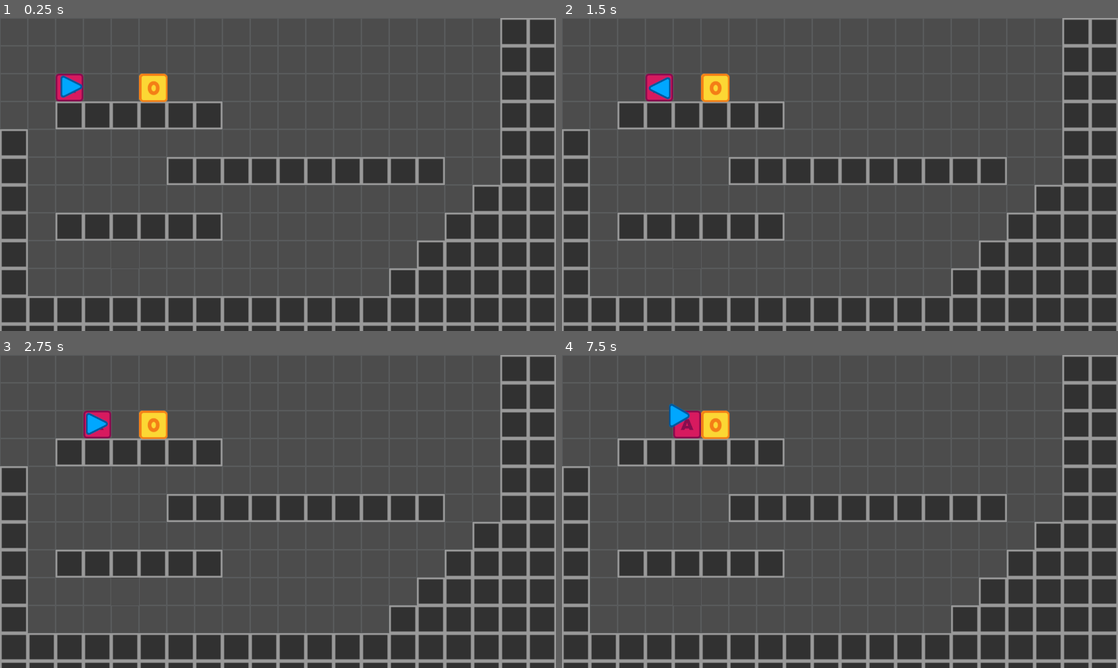
Above: before the commit, frames 1-4 (two rows, left to right).
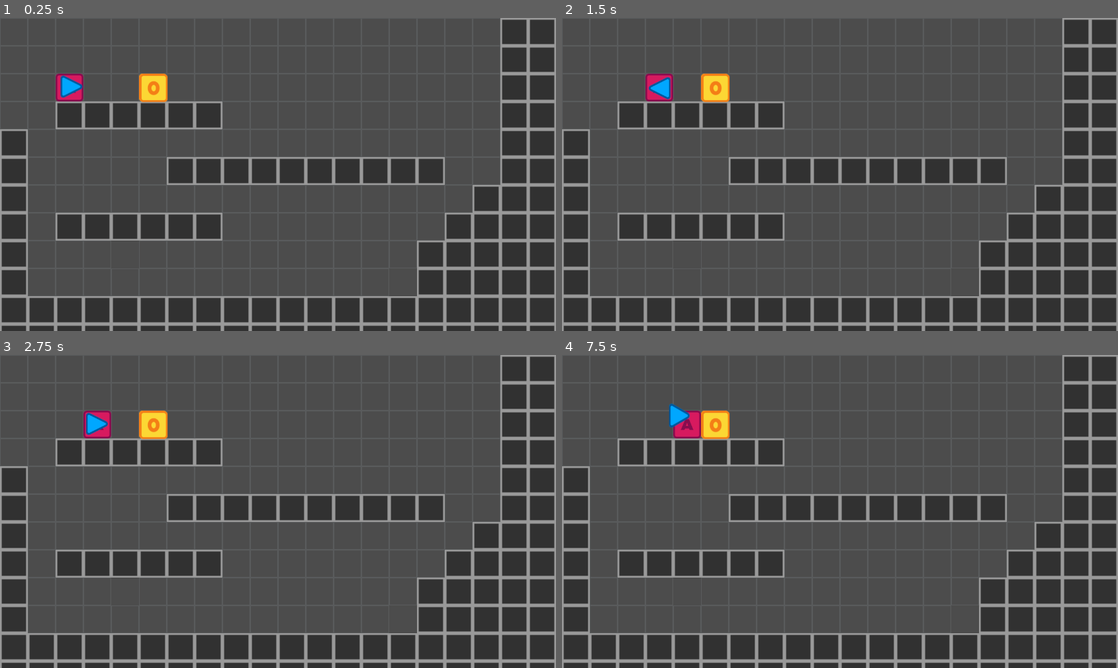
Above: after the commit, the same moments.

Repository: JoshuaPiper/PlanetShaperGrid
Game: Godot game, scene res://Game.tscn
Same seed, same stepped clock (60 frames per second), same inputs: the game is played once before the commit and once after it.
Inputs:
- Up to frame 1 (0.25 s): no input
- Up to frame 2 (1.5 s): tap Enter at 0.5 s; hold Right (ui_right) 0.53-1.28 s; tap G (ui_grab, bound only after the commit) at 0.6, 1.35 s; tap Space at 1.25 s; hold Left (ui_left) from 1.28 s (still down)
- Up to frame 3 (2.75 s): tap Enter at 2 s; release Left (ui_left) at 2.03 s; hold Right (ui_right) from 2.03 s (still down); tap G (ui_grab, bound only after the commit) at 2.1 s
- Up to frame 4 (7.5 s): tap Space at 2.75, 4.25 s; release Right (ui_right) at 2.78 s; hold Up (ui_up) 2.78-3.53 s; tap G (ui_grab, bound only after the commit) every 0.75 s from 2.85 to 7.35 s; tap Enter at 3.5 s; hold Left (ui_left) 3.53-5.78 s; hold Right (ui_right) 5.78-6.53 s; hold Up (ui_up) 6.53-7.28 s; hold Right (ui_right) from 7.28 s (still down)

The runs differ from the first frame. In frame 1, 0.4% of the frame differs, in the area x 70-75%, y 80-89%; in frame 2, 0.4%; in frame 3, 0.4%; in frame 4, 0.4%.

Commit message:
Implement grabbing objects

Diff:
--- a/Game.tscn
+++ b/Game.tscn
@@ -15,13 +15,13 @@
 tile_set = ExtResource( 1 )
 cell_custom_transform = Transform2D( 1, 0, 0, 1, 0, 0 )
 format = 1
-tile_data = PoolIntArray( 0, 0, 0, 1, 0, 0, 2, 0, 0, 3, 0, 0 …(2523 unchanged characters)…  0, 0, 589836, 0, 0, 589837, 0, 0, 589838, 0, 0, 589839, 0, 0, 589840, 0, 0, 589841, 0, 0, 589 …(67 unchanged characters)…
+tile_data = PoolIntArray( 0, 0, 0, 1, 0, 0, 2, 0, 0, 3, 0, 0 …(2523 unchanged characters)…  0, 0, 589836, 0, 0, 589837, 0, 0, 589839, 0, 0, 589840, 0, 0, 589841, 0, 0, 589 …(67 unchanged characters)…
 
 [node name="Grid" type="TileMap" parent="."]
 tile_set = ExtResource( 2 )
 cell_custom_transform = Transform2D( 1, 0, 0, 1, 0, 0 )
 format = 1
-tile_data = PoolIntArray( 18, 1, 0, 19, 1, 0, 65554, 1, 0, 6 …(649 unchanged characters)…  1, 0, 524307, 1, 0, 589824, 1, 0, 589838, 1, 0, 589839, 1, 0, 589840, 1, 0, 589841, 1, 0, 589 …(585 unchanged characters)…
+tile_data = PoolIntArray( 18, 1, 0, 19, 1, 0, 65554, 1, 0, 6 …(649 unchanged characters)…  1, 0, 524307, 1, 0, 589824, 1, 0, 589839, 1, 0, 589840, 1, 0, 589841, 1, 0, 589 …(585 unchanged characters)…
 script = ExtResource( 3 )
 
 [node name="Actor" parent="Grid" instance=ExtResource( 4 )]
--- a/grid/grid.gd
+++ b/grid/grid.gd
@@ -37,6 +37,14 @@
 				if object_pawn.object_moved(direction) != -1:
 					return update_pawn_position(pawn, cell_start, cell_target)
 
+func get_cell_type(pawn, direction):
+	var cell_target = get_cell_pos(pawn, direction)
+	var cell_target_type = get_cellv(cell_target)
+	return cell_target_type
+
+func get_cell_pos(pawn, direction):
+	return world_to_map(pawn.position) + direction
+
 func update_pawn_position(pawn, cell_start, cell_target, dryRun=false):
 	if not dryRun:
 		set_cellv(cell_target, pawn.type)
--- a/pawns/actor.gd
+++ b/pawns/actor.gd
@@ -1,6 +1,6 @@
 extends Node2D
 
-enum CELL_TYPES{ ACTOR, OBSTACLE, OBJECT }
+enum CELL_TYPES{ EMPTY = -1, ACTOR, OBSTACLE, OBJECT }
 var type = CELL_TYPES.ACTOR
 var last_direction = 1 # 1 is right, -1 is left
 onready var Grid = get_parent()
@@ -35,21 +35,43 @@
 		# - No object in the final destination of the jump
 		# - Have an object in your direction (so you need to climb on it)
 		# Use dryRun to not actually move or push anything
-		if Grid.request_move(self, input_direction, true) and \
-		   Grid.request_move(self, input_direction + Vector2(last_direction, 0), true) and \
-		   not Grid.request_move(self, Vector2(last_direction, 0), true):
+		if Grid.get_cell_type(self, input_direction) == CELL_TYPES.EMPTY and \
+		   Grid.get_cell_type(self, input_direction + Vector2(last_direction, 0)) == CELL_TYPES.EMPTY and \
+		   Grid.get_cell_type(self, Vector2(last_direction, 0)) != CELL_TYPES.EMPTY:
 			var target_position = Grid.request_move(self, input_direction, true)
 			var floor_position = Grid.request_move(self, input_direction + Vector2(last_direction, 0))
 			move_to(target_position, floor_position)
 			print(floor_position)
 		else:
 			bump()
+	elif get_input_grab() == 1:
+		if Grid.get_cell_type(self, Vector2(last_direction, 0)) == CELL_TYPES.OBJECT:
+			var obj_pawn = Grid.get_cell_pawn(Grid.get_cell_pos(self, Vector2(last_direction, 0)))
+			input_direction = Vector2(0 - last_direction, 0)
+			var target_position = Grid.request_move(self, input_direction)
+			if target_position:
+				# Determine if actor is falling
+				var floor_position = Grid.request_move(self, input_direction + Vector2(0, 1))
+				if floor_position:
+					print(floor_position)
+				else:
+					print(target_position)
+				move_to(target_position, floor_position)
+				obj_pawn.object_moved(input_direction)
+			else:
+				bump()
+		else:
+			bump()
+
 
 func get_input_direction():
 	return Vector2(
 		int(Input.is_action_just_pressed("ui_right")) - int(Input.is_action_just_pressed("ui_left")),
 		int(0 - int(Input.is_action_just_pressed("ui_up")))
 	)
+
+func get_input_grab():
+	return int(Input.is_action_just_pressed("ui_grab"))
 
 func update_look_direction(direction):
 	$Sprite.rotation = direction.angle()
--- a/pawns/object.gd
+++ b/pawns/object.gd
@@ -1,6 +1,6 @@
 extends Node2D
 
-enum CELL_TYPES{ ACTOR, OBSTACLE, OBJECT }
+enum CELL_TYPES{ EMPTY = -1, ACTOR, OBSTACLE, OBJECT }
 var type = CELL_TYPES.OBJECT
 onready var Grid = get_parent()
 
--- a/project.godot
+++ b/project.godot
@@ -23,6 +23,14 @@
 
 key=false
 
+[input]
+
+ui_grab={
+"deadzone": 0.5,
+"events": [ Object(InputEventKey,"resource_local_to_scene":false,"resource_name":"","device":0,"alt":false,"shift":false,"control":false,"meta":false,"command":false,"pressed":false,"scancode":71,"unicode":0,"echo":false,"script":null)
+ ]
+}
+
 [rendering]
 
 environment/default_environment="res://default_env.tres"
Not shown, changed: export_presets.cfg
